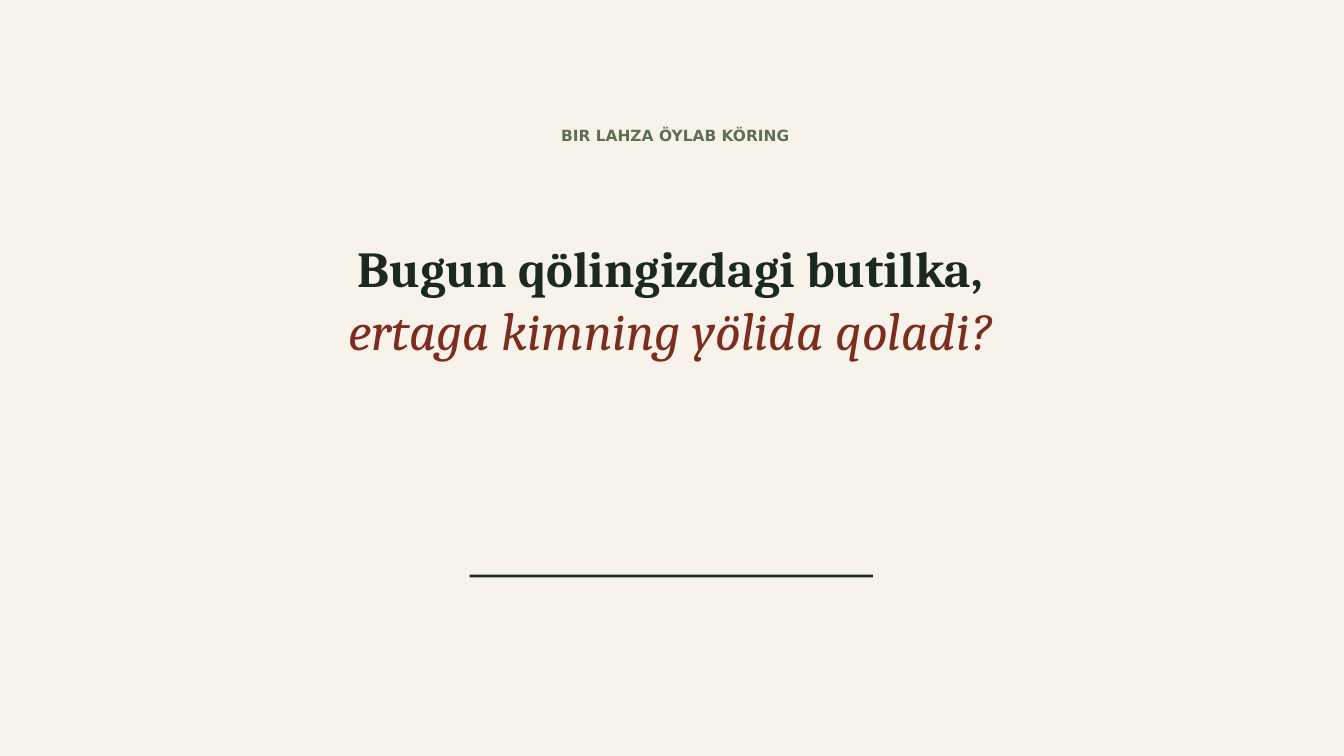
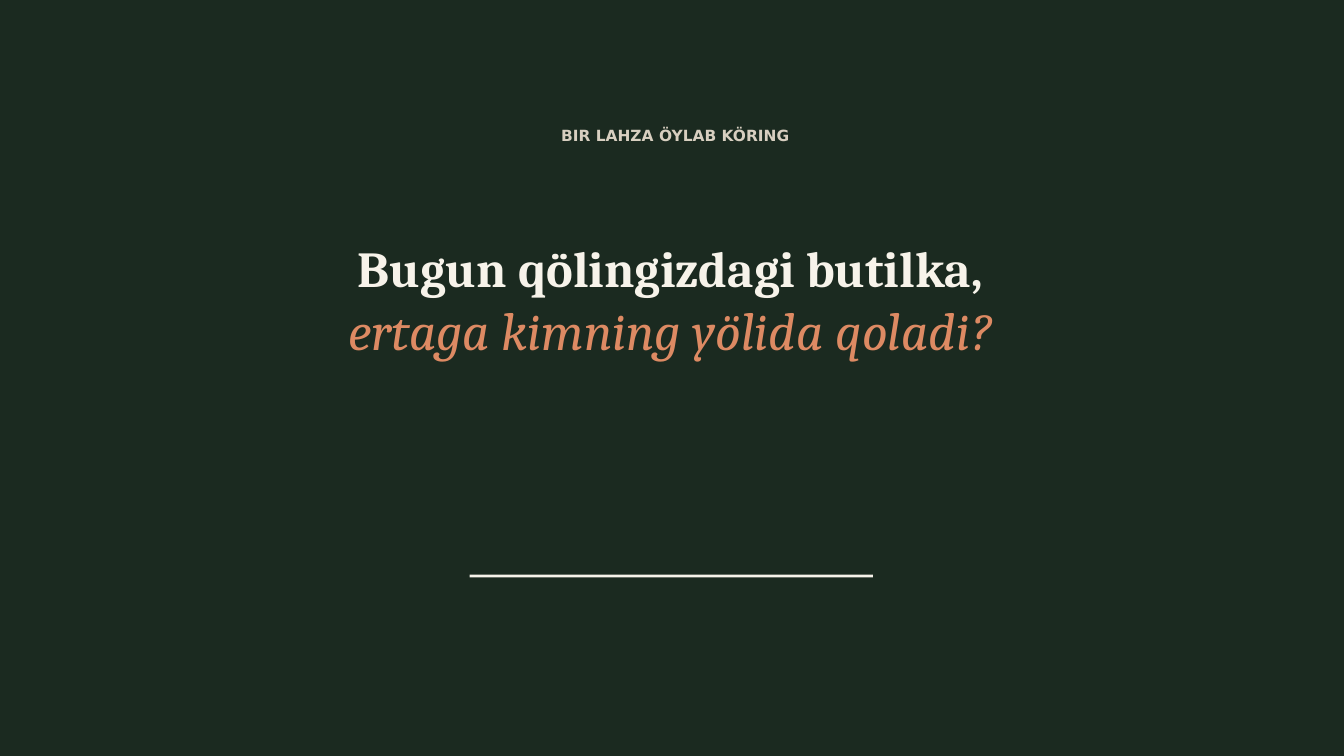
Before and after one commit to jasur-ai/brag, a slide deck: slide 14 of ekologiya-taqdimot.pptx. Drawn at 1344x756 pixels with LibreOffice and Linux fonts; fonts in the diff are those of the drawing. Boxes give left, top, right and bottom in pixels: in the first picture for what was removed or moved away, otherwise in the second. Text is boxed around its words. In the diff, an @@ line names an element or a change of style, - is before the commit and + after.

```diff
--- a/ekologiya-taqdimot.pptx
+++ b/ekologiya-taqdimot.pptx
@@ background #FFFFFF to #1B2A20 @@
@@ rectangle removed at [0,0,1344,756] @@
@@ text "BIR LAHZA ÖYLAB KÖRING" at [561,128,790,141]: text colour #5F6F52 to #D8CFC0 @@
@@ text "Bugun qölingizdagi butilka," at [348,252,992,362]: text colour #1B2A20 to #F7F3EA in "Bugun qölingizdagi butilka,"; text colour #7C2D1E to #DD8A63 in "ertaga kimning yölida qoladi?" @@
@@ rectangle at [470,575,873,578]: fill #1B2A20 to #F7F3EA @@
```
Also in this commit, not shown: 13 other slides changed.
